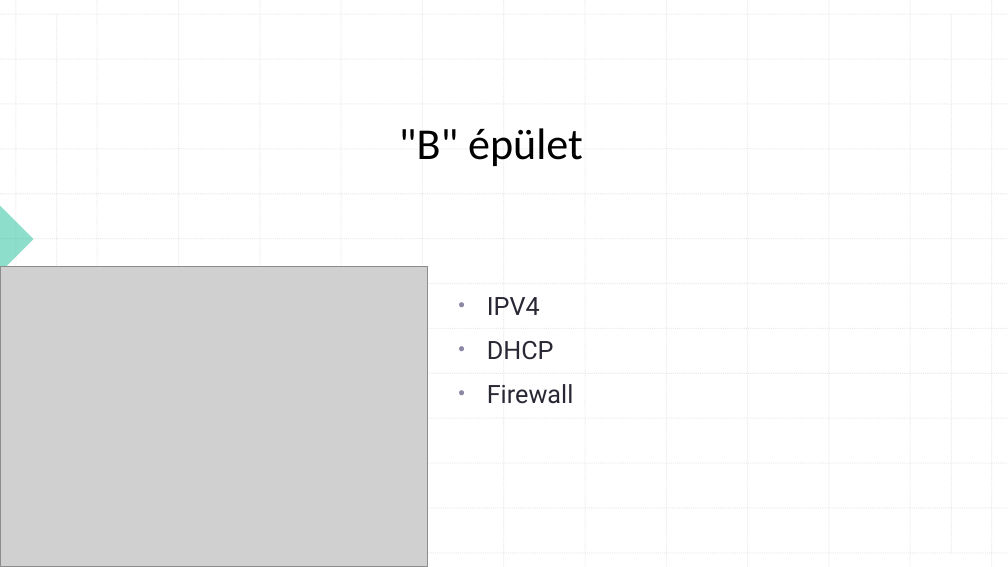
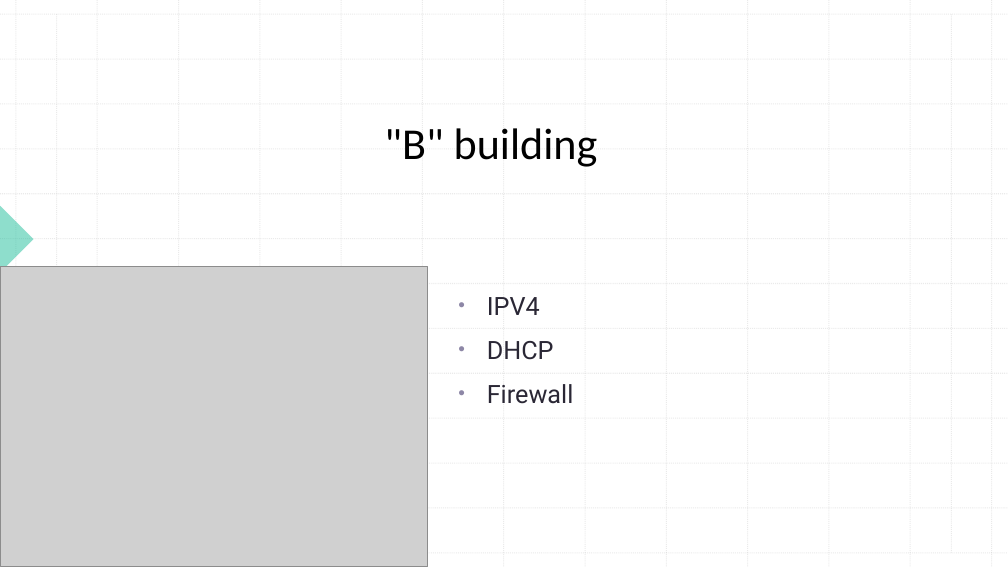
Before and after one commit to szalaimark2005/CureNet, a slide deck: slide 9 of probavizsga.angol.pptx. Drawn at 1008x567 pixels with LibreOffice and Linux fonts; fonts in the diff are those of the drawing; grey boxes stand for pictures. Boxes give left, top, right and bottom in pixels: in the first picture for what was removed or moved away, otherwise in the second. Text is boxed around its words. In the diff, an @@ line names an element or a change of style, - is before the commit and + after.

```diff
--- a/probavizsga.angol.pptx
+++ b/probavizsga.angol.pptx
@@ title at [384,128,598,167]: text changed @@
-"B" épület
+"B" building
```
Also in this commit, not shown: 6 other slides changed, 1 slide added, 1 slide removed.
